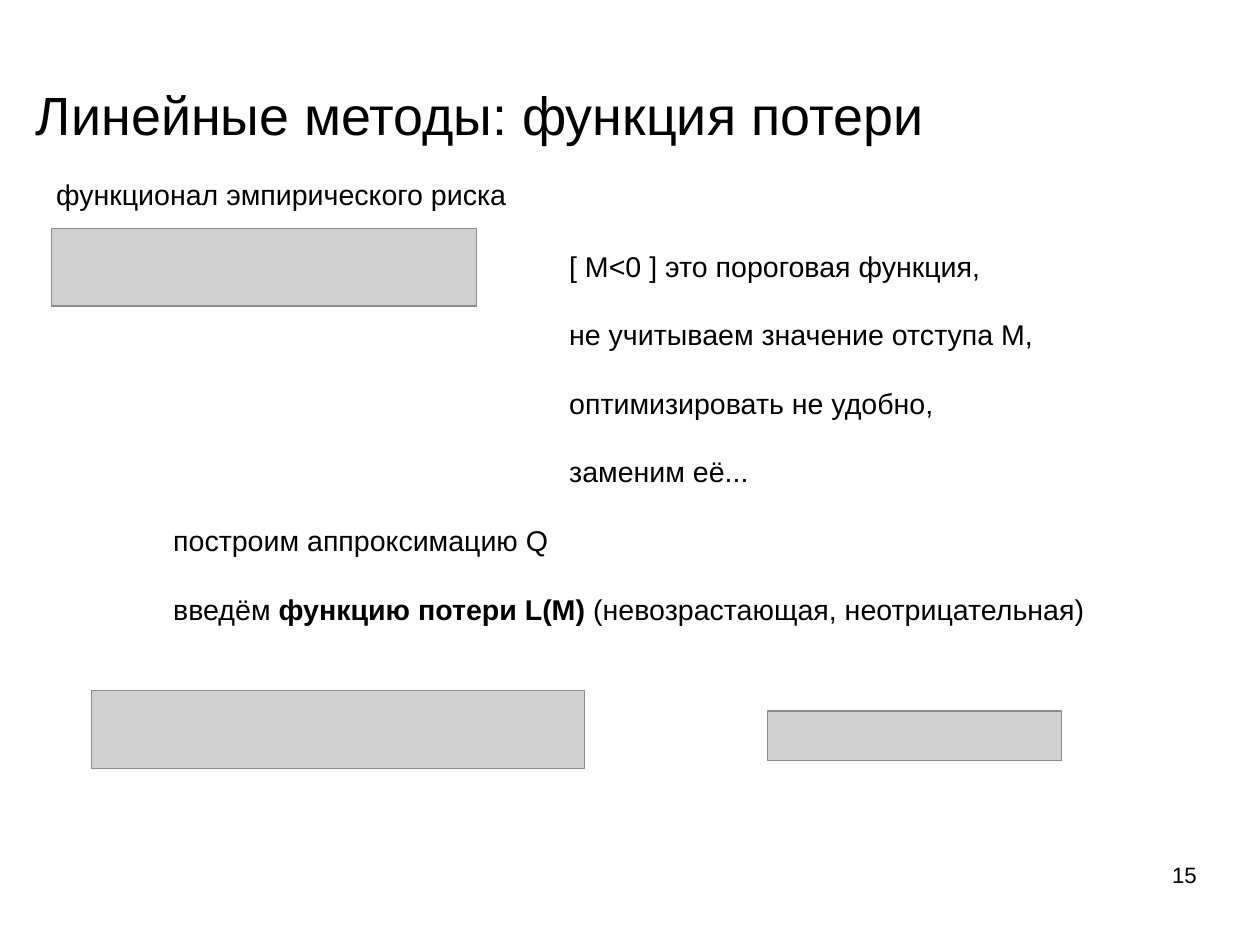
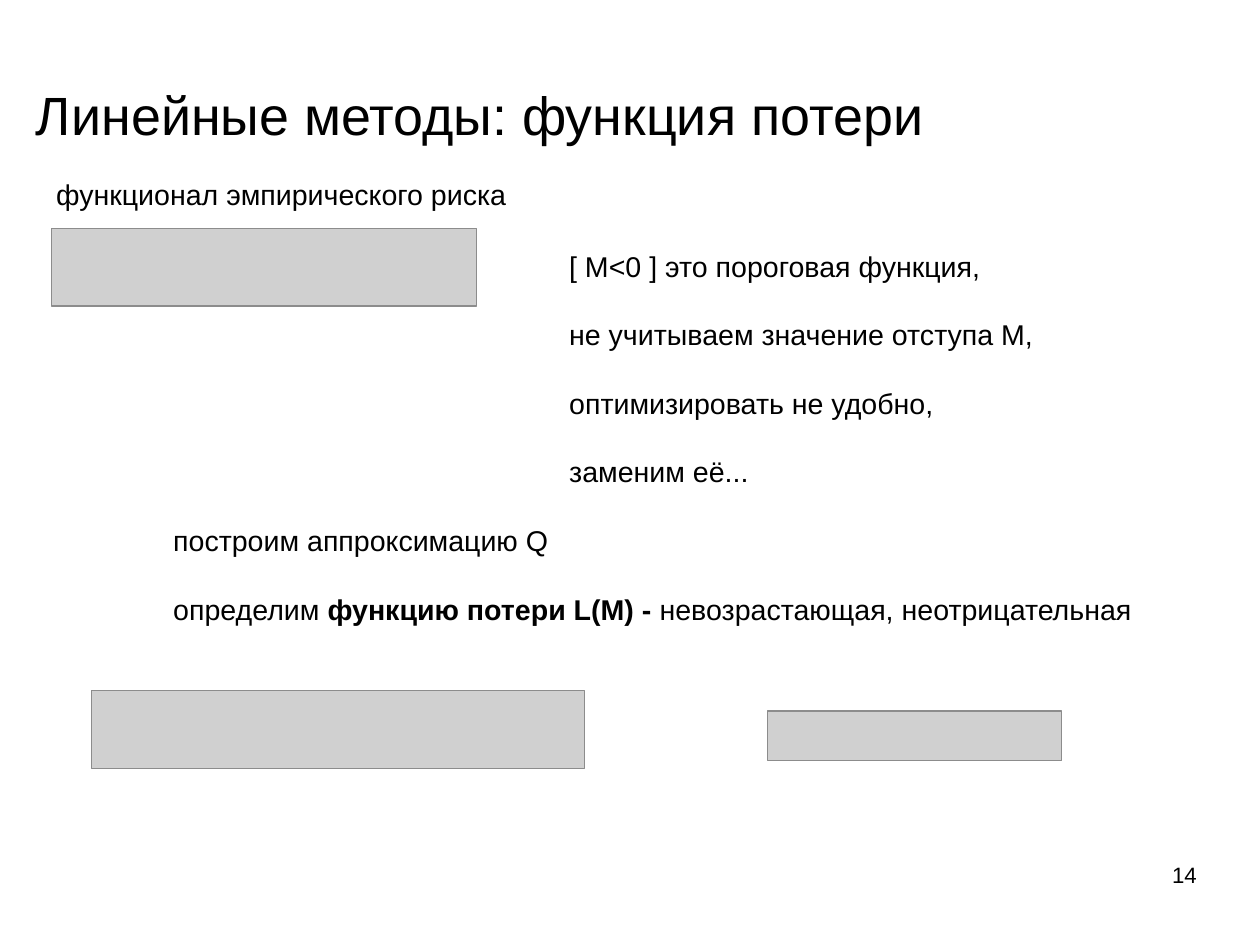
Before and after one commit to mechanoid5/ml_lectorium_legacy, a slide deck: slide 14 of 15-linear.odp (slide 15 before the commit). Drawn at 1260x945 pixels with LibreOffice and Linux fonts; fonts in the diff are those of the drawing; grey boxes stand for pictures; background and template pictures are left out. Boxes give left, top, right and bottom in pixels: in the first picture for what was removed or moved away, otherwise in the second. Text is boxed around its words. In the diff, an @@ line names an element or a change of style, - is before the commit and + after.

```diff
--- a/15-linear.odp
+++ b/15-linear.odp
@@ text at box(173, 599, 1132, 626): text changed @@
-введём функцию потери L(M) (невозрастающая, неотрицательная)
+определим функцию потери L(M) - невозрастающая, неотрицательная
@@ page number at box(1172, 867, 1197, 883): text changed @@
-15
+14
```
Also in this commit, not shown: 6 other slides changed, 6 slides removed, 2 other files.
